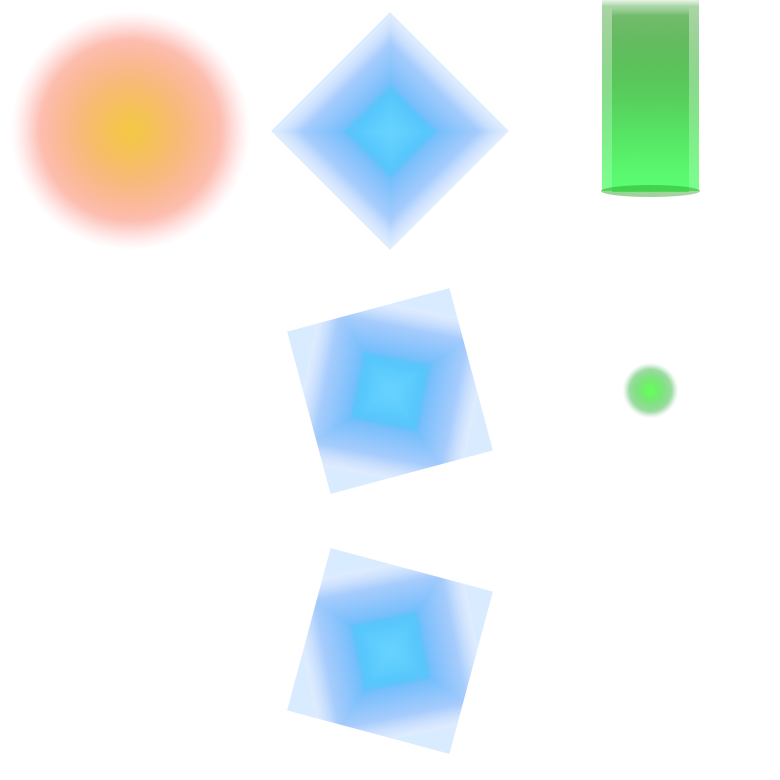
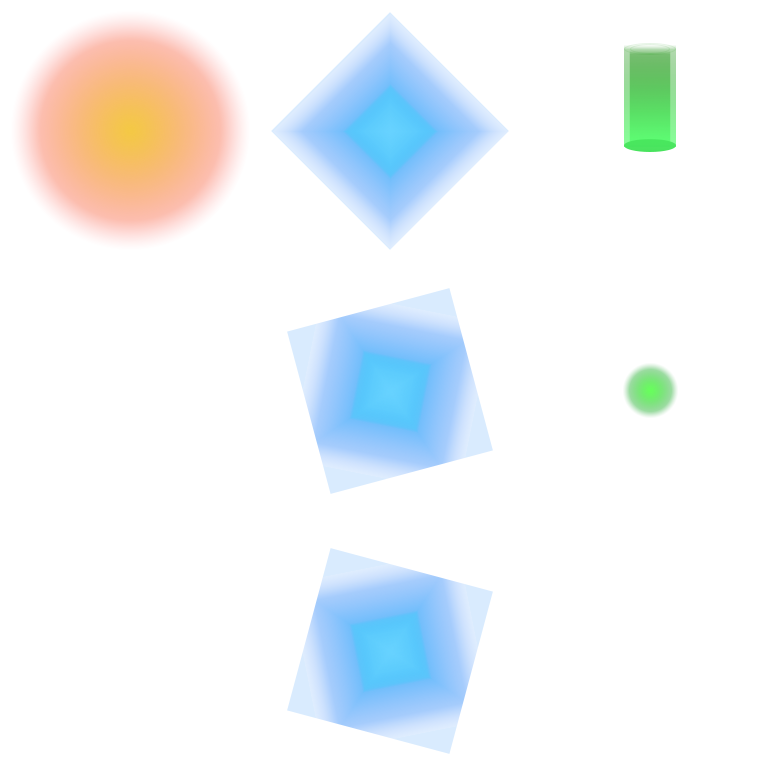
Two versions of the same layered image (780 x 780). Layer-by-layer changes:
removed layer "Ellipse 1" over bbox(601, 185, 700, 197)
added layer "FW Base copy 2" above "FW Base copy 3" over bbox(624, 139, 676, 152)
added layer "FW Base copy 3" above "FW Base copy" over bbox(630, 44, 670, 54)
added layer "FW Base copy" above "FW Inner Rect" over bbox(624, 43, 676, 55)
renamed "Rectangle 1 copy" to "FW Inner Rect", painted on it over bbox(612, 7, 689, 192)
renamed "Rectangle 1" to "FW Outer Rect", painted on it over bbox(602, 0, 699, 191)
